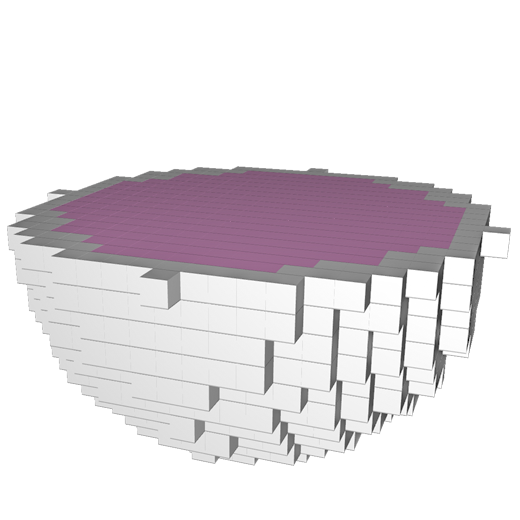
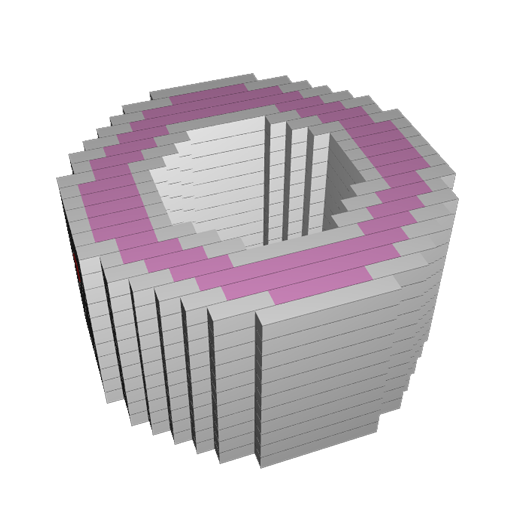
Revision of a layered 520 x 520 image; what changed, layer by layer:
added layer "Layer 6" above "Layer 5" over box(56, 73, 459, 469)
hid "Layer 5" over box(7, 166, 511, 466)
